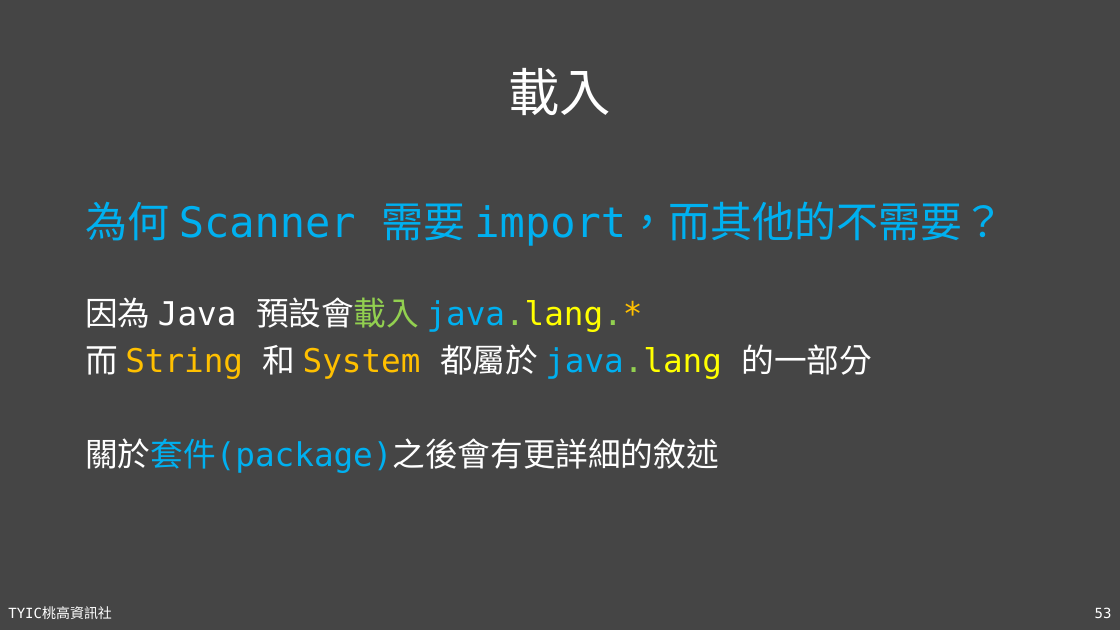
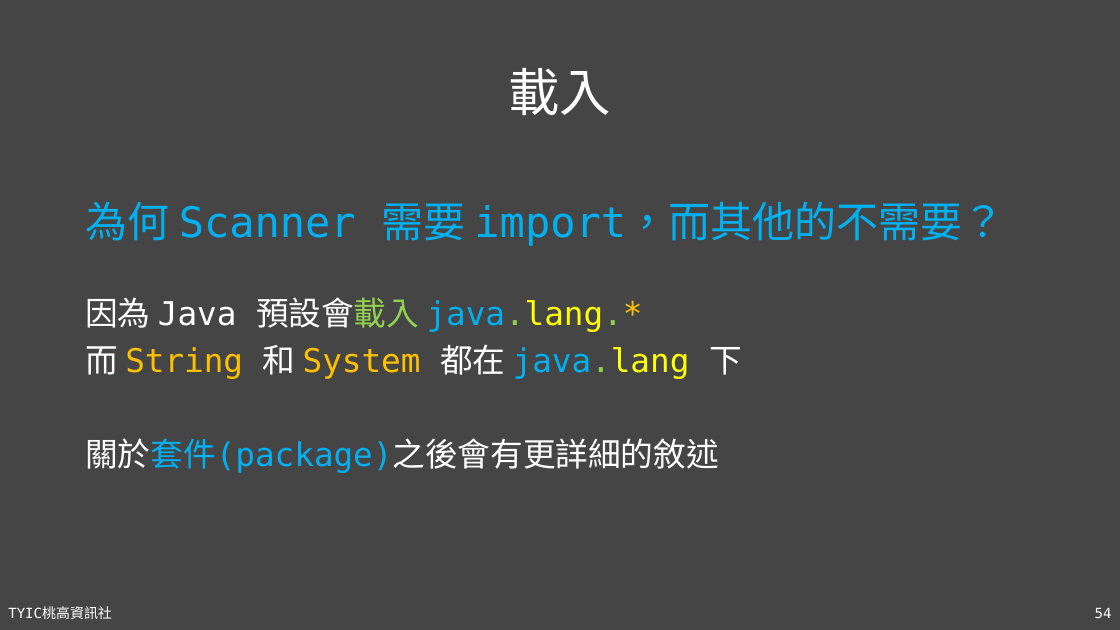
Before and after one commit to TYSHIC/slides, a slide deck: slide 54 of powerpoint/04_初探Java.pptx (slide 53 before the commit). Drawn at 1120x630 pixels with LibreOffice and Linux fonts; fonts in the diff are those of the drawing. Boxes give left, top, right and bottom in pixels: in the first picture for what was removed or moved away, otherwise in the second. Text is boxed around its words. In the diff, an @@ line names an element or a change of style, - is before the commit and + after.

```diff
--- a/powerpoint/04_初探Java.pptx
+++ b/powerpoint/04_初探Java.pptx
@@ text at [85, 344, 742, 379]: text changed @@
-而 String 和 System 都屬於 java.lang 的一部分
+而 String 和 System 都在 java.lang 下
@@ page number at [1095, 608, 1112, 618]: text changed @@
-53
+54
```
Also in this commit, not shown: 5 other slides changed, 1 slide added, 14 other files.
